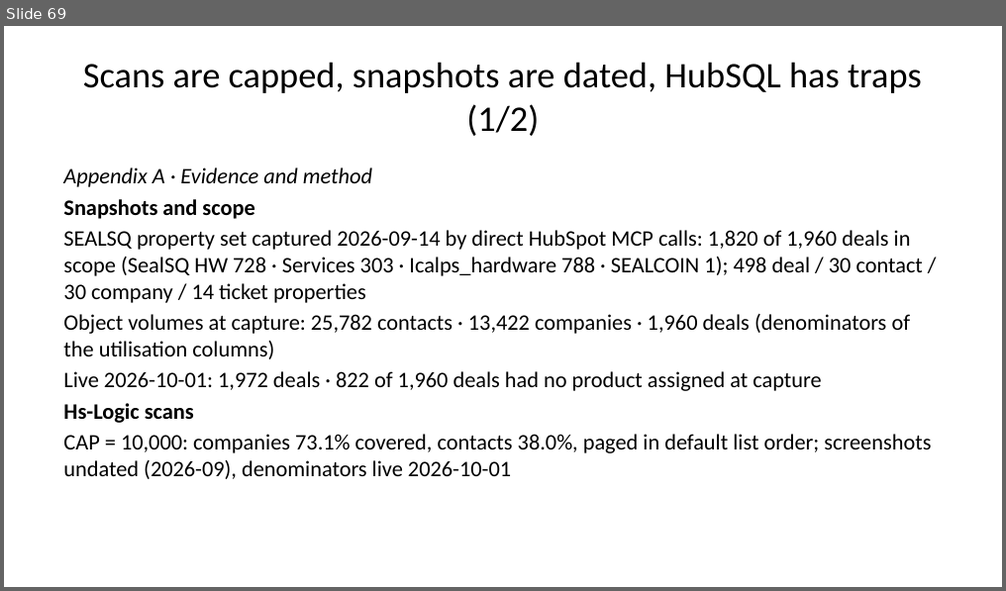
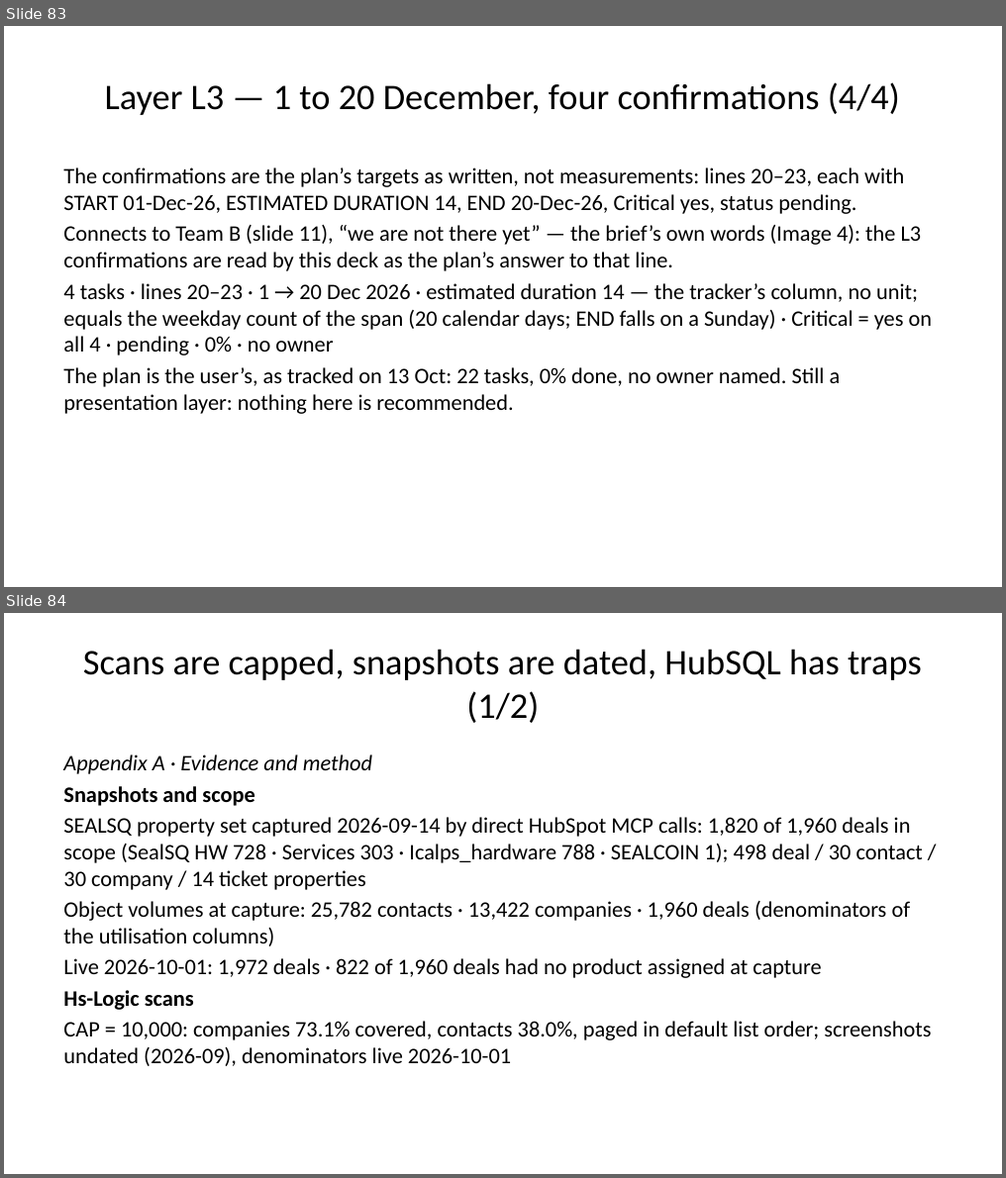
Before and after one commit to Wkayaobama/presentation-builder, a slide deck: Finished Presentations/crm-three-scenarios.pptx. Shown one above the other, each under a label of ours: slide 69 before the commit, slides 83 and 84 after it. The pictures are 1006x591 and 1006x1178 pixels, drawn with LibreOffice and Linux fonts; fonts in the diff are those of the drawing. Boxes give left, top, right and bottom in pixels: in the first picture for what was removed or moved away, otherwise in the second. Text is boxed around its words. In the diff, an @@ line names an element or a change of style, - is before the commit and + after.

```diff
--- a/Finished Presentations/crm-three-scenarios.pptx
+++ b/Finished Presentations/crm-three-scenarios.pptx
@@ slide 83 added at (x1=4, y1=26, x2=1002, y2=587), background #FFFFFF @@
@@ title added at (x1=105, y1=82, x2=900, y2=115), 26 pt, text #000000 @@
+Layer L3 — 1 to 20 December, four confirmations (4/4)
@@ text added at (x1=63, y1=168, x2=933, y2=414), 16 pt, text #000000 @@
+The confirmations are the plan’s targets as written, not measurements: lines 20–23, each with START 01-Dec-26, ESTIMATED DURATION 14, END 20-Dec-26, Critical yes, status pending.
+Connects to Team B (slide 11), “we are not there yet” — the brief’s own words (Image 4): the L3 confirmations are read by this deck as the plan’s answer to that line.
+4 tasks · lines 20–23 · 1 → 20 Dec 2026 · estimated duration 14 — the tracker’s column, no unit; equals the weekday count of the span (20 calendar days; END falls on a Sunday) · Critical = yes on all 4 · pending · 0% · no owner
+The plan is the user’s, as tracked on 13 Oct: 22 tasks, 0% done, no owner named. Still a presentation layer: nothing here is recommended.
@@ what was slide 69 is now slide 84 @@
```
Also in this commit, not shown: 14 other slides added, 14 other files.
